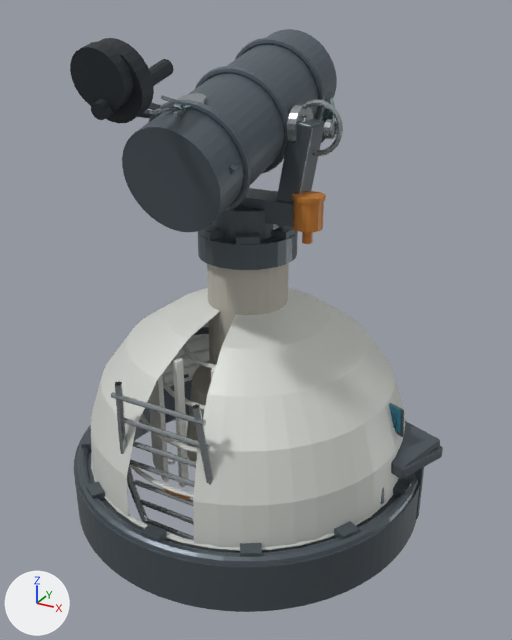
The glTF model assets/models/observatory_telescope.glb, before and after one commit.
Both versions are drawn from a camera (50 mm lens) standing at (2.44, -4.3, 3.65) and looking at (0.13, -0.12, 1.55). Arrows for +X, +Y and +Z are at lower left; the lights stay in place. The picture after the commit comes second. Where no turn or scale is listed for an object, it has been applied to the vertices.

Objects in the first picture: 'control_desk', 'counterweight', 'dome_base', 'dome_shell', 'dome_shutters', 'drive_motor', 'fork', 'ladder', 'mount_base', 'pier', 'ra_axis', 'telescope_tube' and 7 more.
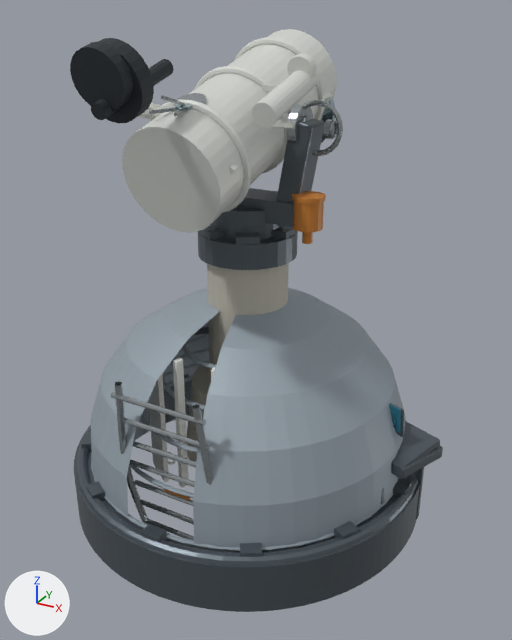
Pixel boxes (x1, y1, x2, y2) of what changed, in the pictures (512 x 640 px):
'dome_shell', recoloured (light grey to grey): (90, 288, 406, 551) in both
'telescope_tube', recoloured (greyish blue to light grey): (122, 29, 337, 232) in both

Patch to the scene script:
```diff
--- a/assets/models/observatory_telescope.glb.py
+++ b/assets/models/observatory_telescope.glb.py
@@ mat_material_1 @@
 mat_material_1 = principled_material('Material_1')
-mat_material_1.base_color = (0.694, 0.716, 0.672)  # light grey #d9dcd6
+mat_material_1.base_color = (0.314, 0.371, 0.418)  # grey #98a4ad
 mat_material_1.metallic = 0.18
@@ mat_material_8 @@
 mat_material_8 = principled_material('Material_8')
-mat_material_8.base_color = (0.109, 0.138, 0.162)  # greyish blue #5d6870
+mat_material_8.base_color = (0.738, 0.761, 0.716)  # light grey #dfe2dc
 mat_material_8.metallic = 0.4
```
